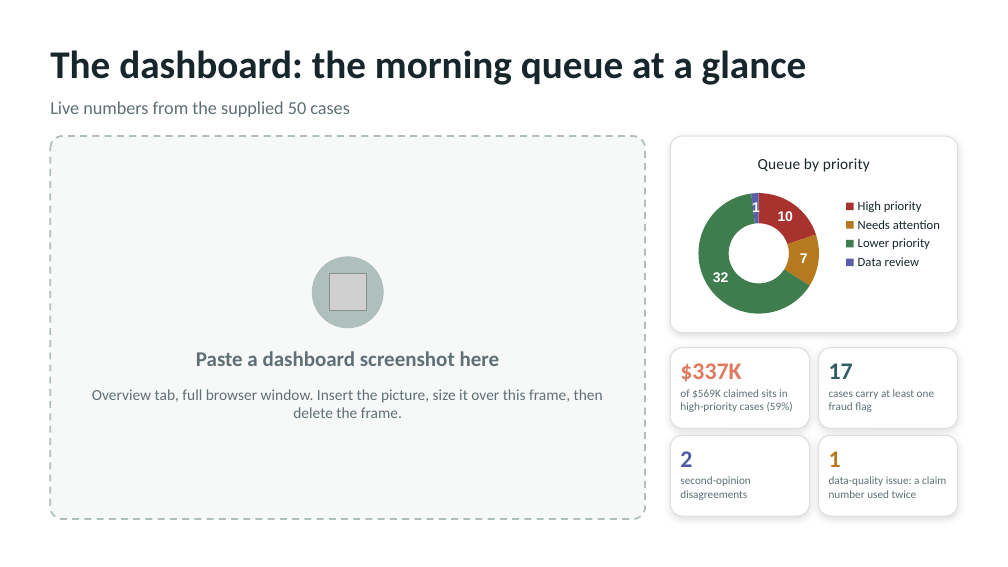
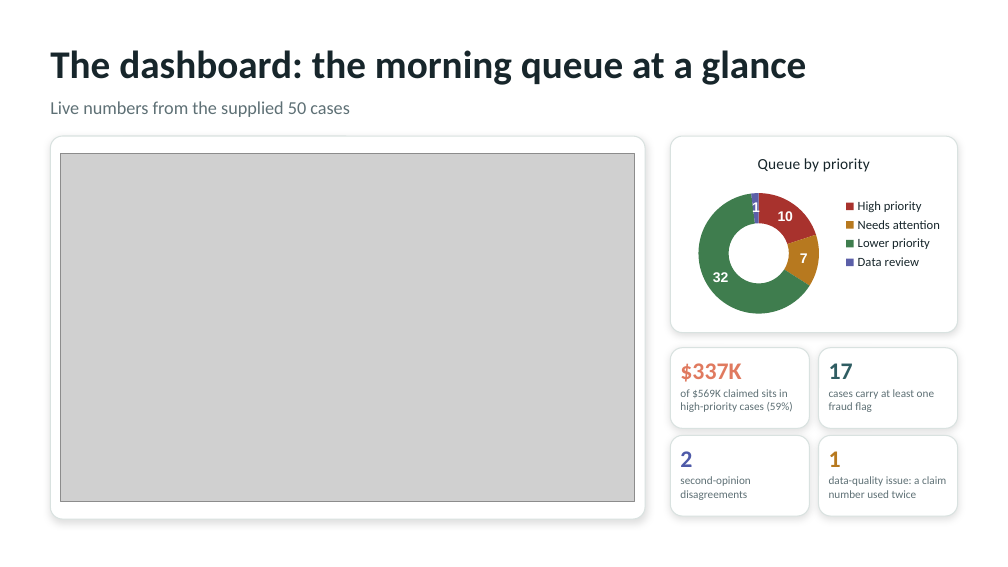
Before and after one commit to upendradeshpande/Agentic_AI_Fraud_Investigator, a slide deck: slide 3 of docs/Fraud_Investigator_Tool.pptx. Drawn at 1008x567 pixels with LibreOffice and Linux fonts; fonts in the diff are those of the drawing; grey boxes stand for pictures; background and template pictures are left out. Boxes give left, top, right and bottom in pixels: in the first picture for what was removed or moved away, otherwise in the second. Text is boxed around its words. In the diff, an @@ line names an element or a change of style, - is before the commit and + after.

Commit message:
Fix amount formatting and label wrapping; updated presentation

```diff
--- a/docs/Fraud_Investigator_Tool.pptx
+++ b/docs/Fraud_Investigator_Tool.pptx
@@ rounded rectangle at box(50, 136, 645, 519): fill #F7F9F9 to #FFFFFF; outline #AFC0BC 1.25 pt dashed to #D9E2E0 0.75 pt; shadow on @@
@@ picture added at box(60, 153, 635, 501) @@
@@ ellipse removed at box(312, 257, 383, 328) @@
@@ picture removed at box(330, 274, 366, 310) @@
@@ text removed at box(196, 351, 500, 366) @@
-Paste a dashboard screenshot here
@@ text removed at box(92, 389, 603, 418) @@
-Overview tab, full browser window. Insert the picture, size it over this frame, then delete the frame.
```
Also in this commit, not shown: 2 other slides changed, 5 slides added, 2 other files.
